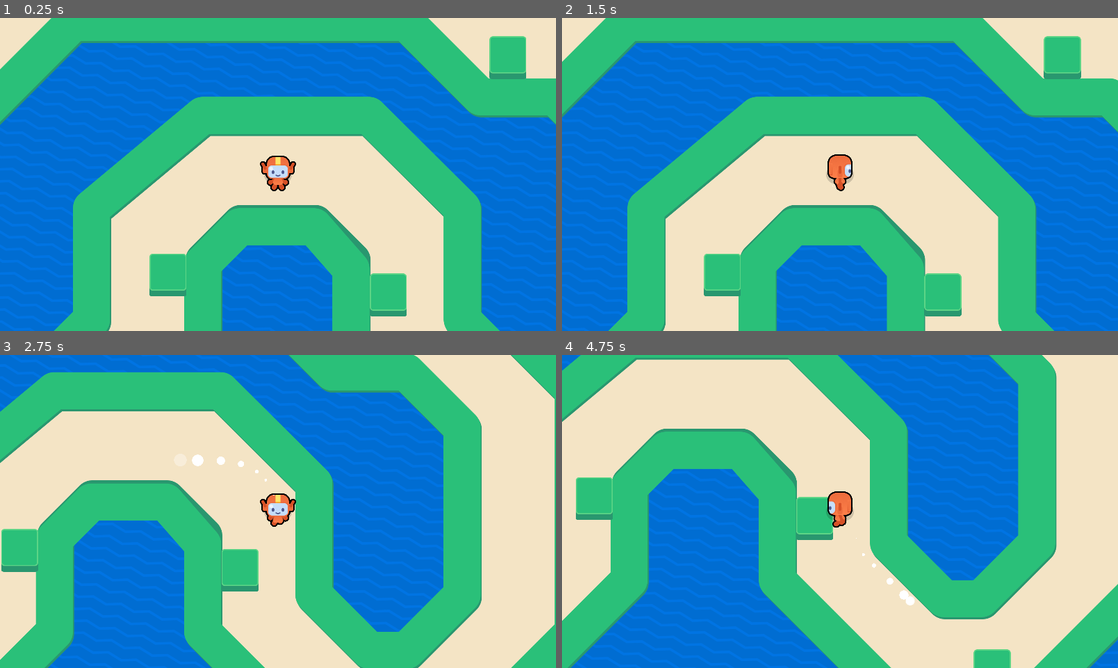
Above: before the commit, frames 1-4 (two rows, left to right).
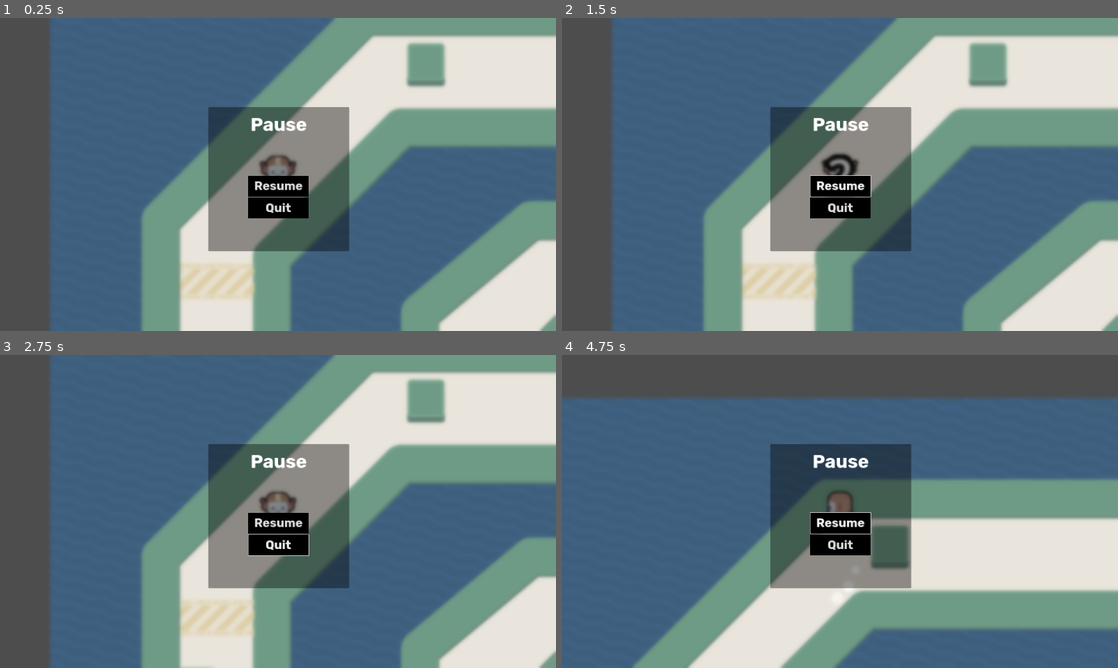
Above: after the commit, the same moments.

Repository: yangying-liu/2D-GameDev-Course-12-
Game: Godot game, scene res://lessons/game.tscn
Two runs of this game, one before a commit and one after it. Both use one fixed random seed, a clock stepped at 60 frames per second and the inputs below.
Inputs (mouse positions are in pixels of both pictures, inside the frame that each line leads up to):
- Up to frame 1 (0.25 s): no input
- Up to frame 2 (1.5 s): click (840, 187) at 0.5 s, where only the run after the commit has a clickable "Resume"; tap Enter at 1.25 s; move the mouse to (962, 158) at 1.27 s; hold Right (move_right) from 1.28 s (still down); tap Z at 1.35 s; click (962, 158) at 1.42 s
- Up to frame 3 (2.75 s): tap Space at 1.52, 2.27 s; move the mouse to (166, 527) at 2.02 s; release Right (move_right) at 2.03 s; hold Down (move_down) from 2.03 s (still down); tap Z at 2.1 s
- Up to frame 4 (4.75 s): move the mouse to (895, 442) at 2.77 s; release Down (move_down) at 2.78 s; hold Right (move_right) 2.78-3.53 s; tap Z at 2.85, 3.6, 4.35 s; move the mouse to (812, 574) at 3.52 s; hold Up (move_up) 3.53-4.28 s; click (812, 574) at 3.67 s; move the mouse to (1006, 558) at 4.27 s; hold Left (move_left) from 4.28 s (still down); tap Space at 4.52 s

The runs differ from the first frame. In frame 1, 98% of the frame differs, in the area x 0-100%, y 0-100%; in frame 2, 98%; in frame 3, 93%; in frame 4, 97%.

Commit message:
L9 + L10 completed

Diff:
--- a/learn-2d-gamedev-godot-4-0.13.0-macos/M09.top_down_movement_workbook/lessons/game.gd
+++ b/learn-2d-gamedev-godot-4-0.13.0-macos/M09.top_down_movement_workbook/lessons/game.gd
@@ -1,6 +1,8 @@
 extends Node2D
 
 @onready var finish_line: FinishLine = %FinishLine
+@onready var count_down: CountDown = %CountDown
+@onready var runner: Runner = %Runner
 
 func _ready() -> void:
 	finish_line.body_entered.connect(func (body: Node) -> void:
@@ -23,3 +25,10 @@
 	finish_line.confettis_finished.connect(
 		get_tree().reload_current_scene
 	)
+
+	count_down.start_counting()
+	runner.set_physics_process(false)
+	count_down.counting_finished.connect(
+		func() -> void:
+			runner.set_physics_process(true)
+	)
--- a/learn-2d-gamedev-godot-4-0.13.0-macos/M09.top_down_movement_workbook/lessons/game.tscn
+++ b/learn-2d-gamedev-godot-4-0.13.0-macos/M09.top_down_movement_workbook/lessons/game.tscn
@@ -6,43 +6,71 @@
 [ext_resource type="PackedScene" uid="uid://upfn8bi5jgpw" path="res://lessons/simple_obstacle.tscn" id="2_rx6n3"]
 [ext_resource type="PackedScene" uid="uid://djx45qqndedwh" path="res://lessons/Circuit.tscn" id="4_yeixo"]
 [ext_resource type="PackedScene" uid="uid://xl56q8amb611" path="res://assets/finish_line/finish_line.tscn" id="5_nsspu"]
+[ext_resource type="Theme" uid="uid://cdcyvsn1fp8wa" path="res://assets/countdown/count_down_theme.tres" id="7_10ykw"]
+[ext_resource type="Script" path="res://assets/countdown/count_down.gd" id="8_hnbmf"]
+[ext_resource type="PackedScene" uid="uid://culw4irve1vo6" path="res://pause_screen.tscn" id="9_8dunu"]
 
 [node name="Game" type="Node2D"]
 y_sort_enabled = true
 script = ExtResource("1_qwg74")
 
 [node name="Runner" parent="." instance=ExtResource("1_facqx")]
-position = Vector2(2, -60)
+unique_name_in_owner = true
+position = Vector2(792, 955)
 
 [node name="FinishLine" parent="." instance=ExtResource("5_nsspu")]
 unique_name_in_owner = true
-position = Vector2(-1341, -173)
+position = Vector2(582, 1202)
 area_width = 256
 
 [node name="CircuitBackground" type="Sprite2D" parent="."]
 z_index = -1
-position = Vector2(2, -25)
+position = Vector2(1925, 1350)
 texture = ExtResource("1_jbvxe")
-metadata/_edit_lock_ = true
 
 [node name="SimpleObstacle" parent="." instance=ExtResource("2_rx6n3")]
-position = Vector2(996, 749)
+position = Vector2(2919, 2124)
 
 [node name="SimpleObstacle2" parent="." instance=ExtResource("2_rx6n3")]
-position = Vector2(796, -595)
+position = Vector2(2719, 780)
 
 [node name="SimpleObstacle3" parent="." instance=ExtResource("2_rx6n3")]
-position = Vector2(-378, 155)
+position = Vector2(1545, 1530)
 
 [node name="SimpleObstacle4" parent="." instance=ExtResource("2_rx6n3")]
-position = Vector2(383, 224)
+position = Vector2(2306, 1599)
 
 [node name="SimpleObstacle5" parent="." instance=ExtResource("2_rx6n3")]
-position = Vector2(-620, -931)
+position = Vector2(1303, 444)
 
 [node name="SimpleObstacle6" parent="." instance=ExtResource("2_rx6n3")]
-position = Vector2(-1409, 62)
+position = Vector2(514, 1437)
 
 [node name="Circuit" parent="." instance=ExtResource("4_yeixo")]
 z_index = -1
-position = Vector2(-2, -2)
+position = Vector2(1921, 1373)
+
+[node name="CanvasLayer" type="CanvasLayer" parent="."]
+
+[node name="CountDown" type="Label" parent="CanvasLayer"]
+unique_name_in_owner = true
+anchors_preset = 8
+anchor_left = 0.5
+anchor_top = 0.5
+anchor_right = 0.5
+anchor_bottom = 0.5
+offset_left = -148.0
+offset_top = -109.5
+offset_right = 148.0
+offset_bottom = 109.5
+grow_horizontal = 2
+grow_vertical = 2
+size_flags_horizontal = 0
+size_flags_vertical = 0
+theme = ExtResource("7_10ykw")
+horizontal_alignment = 1
+vertical_alignment = 1
+script = ExtResource("8_hnbmf")
+
+[node name="PauseScreen" parent="CanvasLayer" instance=ExtResource("9_8dunu")]
+menu_opened_amount = 0.926
--- /dev/null
+++ b/learn-2d-gamedev-godot-4-0.13.0-macos/M09.top_down_movement_workbook/pause_screen.gd
@@ -0,0 +1,18 @@
+@tool
+
+extends Control
+
+@onready var blur_color_rect: ColorRect = %BlurColorRect
+@onready var ui_panel_container: PanelContainer = %UIPanelContainer
+
+@export_range(0, 1.0) var menu_opened_amount := 0.0:
+	set = set_menu_opened_amount
+
+func set_menu_opened_amount(amount: float) -> void:
+	menu_opened_amount = amount
+	visible = amount > 0
+	if ui_panel_container == null or blur_color_rect == null:
+		return
+	blur_color_rect.material.set_shader_parameter("blur_amount", lerp(0.0, 1.5, amount))
+	blur_color_rect.material.set_shader_parameter("saturation", lerp(1.0, 0.3, amount))
+	ui_panel_container.modulate.a = amount
--- /dev/null
+++ b/learn-2d-gamedev-godot-4-0.13.0-macos/M09.top_down_movement_workbook/pause_screen.tscn
@@ -0,0 +1,96 @@
+[gd_scene load_steps=8 format=3 uid="uid://culw4irve1vo6"]
+
+[ext_resource type="FontFile" uid="uid://vxbfcnef0pvq" path="res://assets/fonts/rubik/Rubik-Bold.ttf" id="1_de6tr"]
+[ext_resource type="Shader" path="res://assets/blur.gdshader" id="2_mdner"]
+[ext_resource type="Script" path="res://pause_screen.gd" id="2_y73qv"]
+
+[sub_resource type="StyleBoxFlat" id="StyleBoxFlat_mo13x"]
+content_margin_left = 20.0
+content_margin_top = 10.0
+content_margin_right = 20.0
+content_margin_bottom = 10.0
+bg_color = Color(0, 0, 0, 1)
+
+[sub_resource type="StyleBoxFlat" id="StyleBoxFlat_q0cy4"]
+content_margin_left = 20.0
+content_margin_top = 20.0
+content_margin_right = 20.0
+content_margin_bottom = 20.0
+bg_color = Color(0, 0, 0, 0.396078)
+corner_radius_top_left = 3
+corner_radius_top_right = 3
+corner_radius_bottom_right = 3
+corner_radius_bottom_left = 3
+
+[sub_resource type="Theme" id="Theme_h1k1x"]
+default_font = ExtResource("1_de6tr")
+default_font_size = 42
+Button/styles/normal = SubResource("StyleBoxFlat_mo13x")
+Label/font_sizes/font_size = 64
+PanelContainer/styles/panel = SubResource("StyleBoxFlat_q0cy4")
+
+[sub_resource type="ShaderMaterial" id="ShaderMaterial_k3r4h"]
+shader = ExtResource("2_mdner")
+shader_parameter/blur_amount = 1.5
+shader_parameter/tint = null
+shader_parameter/tint_strength = 0.0
+shader_parameter/saturation = 0.3
+
+[node name="PauseScreen" type="Control"]
+layout_mode = 3
+anchors_preset = 15
+anchor_right = 1.0
+anchor_bottom = 1.0
+grow_horizontal = 2
+grow_vertical = 2
+theme = SubResource("Theme_h1k1x")
+script = ExtResource("2_y73qv")
+
+[node name="BlurColorRect" type="ColorRect" parent="."]
+unique_name_in_owner = true
+material = SubResource("ShaderMaterial_k3r4h")
+layout_mode = 1
+anchors_preset = 15
+anchor_right = 1.0
+anchor_bottom = 1.0
+grow_horizontal = 2
+grow_vertical = 2
+
+[node name="UIPanelContainer" type="PanelContainer" parent="."]
+unique_name_in_owner = true
+layout_mode = 1
+anchors_preset = 8
+anchor_left = 0.5
+anchor_top = 0.5
+anchor_right = 0.5
+anchor_bottom = 0.5
+offset_left = -241.0
+offset_top = -232.0
+offset_right = 246.0
+offset_bottom = 265.0
+grow_horizontal = 2
+grow_vertical = 2
+
+[node name="VBoxContainer" type="VBoxContainer" parent="UIPanelContainer"]
+layout_mode = 2
+
+[node name="Label" type="Label" parent="UIPanelContainer/VBoxContainer"]
+custom_minimum_size = Vector2(0, 120)
+layout_mode = 2
+size_flags_horizontal = 4
+text = "Pause"
+
+[node name="CenterContainer" type="CenterContainer" parent="UIPanelContainer/VBoxContainer"]
+layout_mode = 2
+size_flags_vertical = 3
+
+[node name="VBoxContainer" type="VBoxContainer" parent="UIPanelContainer/VBoxContainer/CenterContainer"]
+layout_mode = 2
+
+[node name="ResumeButton" type="Button" parent="UIPanelContainer/VBoxContainer/CenterContainer/VBoxContainer"]
+layout_mode = 2
+text = "Resume"
+
+[node name="QuitButton" type="Button" parent="UIPanelContainer/VBoxContainer/CenterContainer/VBoxContainer"]
+layout_mode = 2
+text = "Quit"
Not shown: 1 places in learn-2d-gamedev-godot-4-0.13.0-macos/M09.top_down_movement_workbook/lessons/game.tscn that only renumber resources
